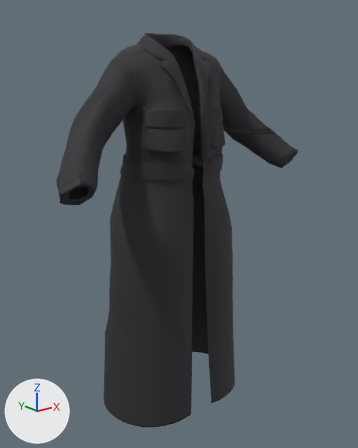
What one commit did to the glTF model output/clothing_trenchcoat.glb.
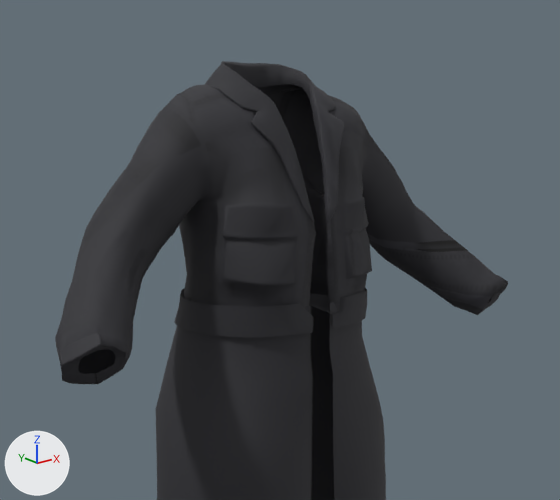
Old and new are each drawn whole from a 50 mm lens placed at (-1.086, -1.432, 1.34), pointed at (0.033, -0.033, 0.781) and again close up on the part from 8% to 91% of the width and 0% to 60% of the height. The lights are fixed; the arrows at lower left show +X, +Y and +Z. The last two pictures show the newer version. Vertices at exactly the same position are counted once.

Names of what the first close-up shows: 'Cloth_trenchcoat'.
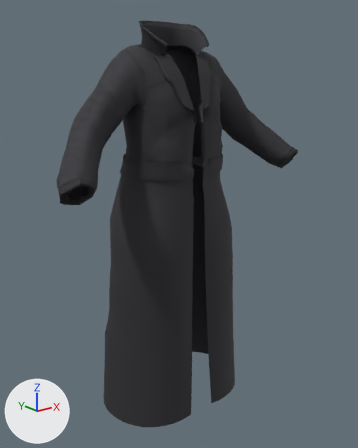
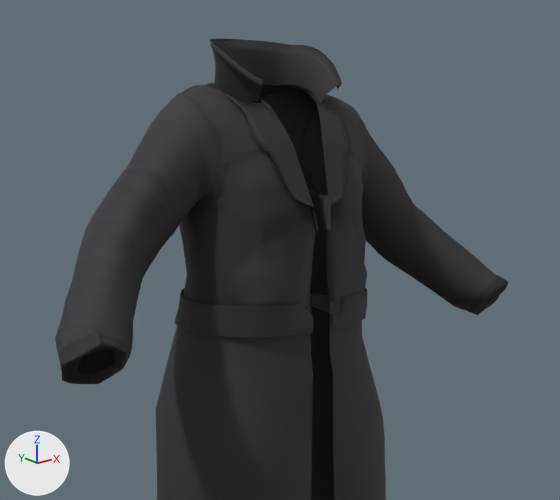
Pixel boxes [x1, y1, x2, y2] of what changed, in the close-ups (560 x 500 px):
'Cloth_trenchcoat', reshaped
    before: [55, 61, 508, 500]
    after: [55, 38, 508, 500]
part 1 of me_cloth_trenchcoat, added
    after: [210, 38, 342, 104]
part 2 of me_cloth_trenchcoat, added
    after: [225, 93, 319, 231]
part 3 of me_cloth_trenchcoat, added
    after: [317, 97, 351, 230]
part 4 of me_cloth_trenchcoat, cut back
    before: [205, 61, 372, 288]
    after: [219, 197, 367, 288]
part 5 of me_cloth_trenchcoat, surface changed
    both: [64, 84, 467, 382]

The edits, one by one:
me_cloth_trenchcoat is used by ob_cloth_trenchcoat; location (0.0, 0.0, 0.0).
me_cloth_trenchcoat had 2566 vertices, 4720 faces and spanned x -0.506..0.506, y -0.231..0.224, z 0.08..1.456.
me_cloth_trenchcoat now has 2472 vertices, 4480 faces and spans x -0.506..0.506, y -0.231..0.224, z 0.08..1.495.
me_cloth_trenchcoat part 1: a new loose piece of 125 vertices spanning x -0.119..0.119, y -0.126..0.051, z 1.375..1.495, in mat_cloth_trenchcoat.
me_cloth_trenchcoat part 2: a new loose piece of 80 vertices spanning x -0.122..-0.009, y -0.185..-0.064, z 1.168..1.397, in mat_cloth_trenchcoat.
me_cloth_trenchcoat part 3: a new loose piece of 80 vertices spanning x 0.01..0.122, y -0.185..-0.064, z 1.168..1.397, in mat_cloth_trenchcoat.
me_cloth_trenchcoat part 4: 1 vertex moved from x -0.164, y -0.111, z 1.163 to x -0.14, y -0.13, z 1.143; 408 vertices removed from x -0.17..0.17, y -0.188..0.069, z 1.079..1.456; 29 vertices added at x -0.142..0.142, y -0.164..-0.127, z 1.113..1.184.
me_cloth_trenchcoat part 5: 3821 kept faces spanning x -0.506..0.506, y -0.231..0.214, z 0.167..1.419 get new texture (UV) coordinates.
